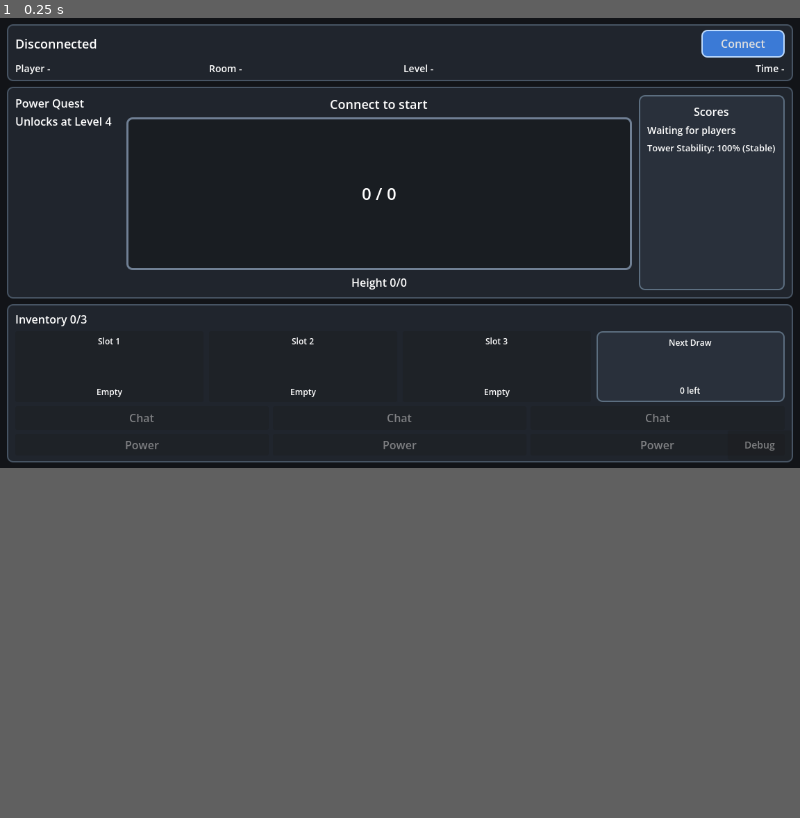
Above: before the commit, frame 1.
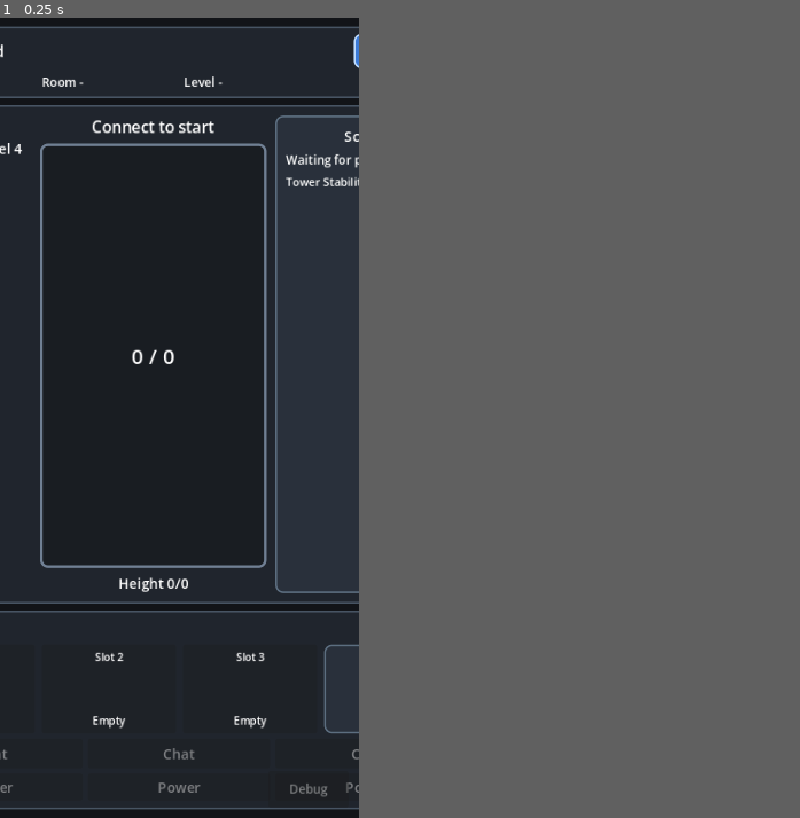
Above: after the commit, the same moment.

Repository: trake25/Corp-Tower
Game: Godot game, scene res://Cor/Scenes/Main.tscn
Same seed, same stepped clock (60 frames per second), same inputs: the game is played once before the commit and once after it.
Inputs:
- Up to frame 1 (0.25 s): no input
In our replay, the window is 800x450 before the commit and 359x800 after it. These sizes can differ from the game's own. Grey fills any space a smaller window leaves; there, only what the larger window draws over its background counts as a difference.

The runs differ from the first frame. In frame 1, 7.4% of the frame differs, in the area x 0-100%, y 0-99%.

Commit message:
Real UI Design Implementation Phase 1 v0.1

Diff:
--- a/src/Client/App/corp-tower/Cor/Scenes/GameUI.tscn
+++ b/src/Client/App/corp-tower/Cor/Scenes/GameUI.tscn
@@ -6,64 +6,6 @@
 [ext_resource type="Theme" path="res://Cor/Themes/GameUITheme.tres" id="5_theme"]
 [ext_resource type="Script" path="res://Cor/Scripts/CooldownOverlay.gd" id="6_cooldown"]
 
-[sub_resource type="StyleBoxFlat" id="StyleBoxFlat_Background"]
-bg_color = Color(0.07, 0.08, 0.095, 1)
-
-[sub_resource type="StyleBoxFlat" id="StyleBoxFlat_Panel"]
-bg_color = Color(0.13, 0.15, 0.18, 0.96)
-border_color = Color(0.28, 0.33, 0.39, 1)
-border_width_left = 2
-border_width_top = 2
-border_width_right = 2
-border_width_bottom = 2
-corner_radius_top_left = 8
-corner_radius_top_right = 8
-corner_radius_bottom_right = 8
-corner_radius_bottom_left = 8
-
-[sub_resource type="StyleBoxFlat" id="StyleBoxFlat_TowerTrack"]
-bg_color = Color(0.1, 0.115, 0.135, 1)
-border_color = Color(0.44, 0.5, 0.58, 1)
-border_width_left = 3
-border_width_top = 3
-border_width_right = 3
-border_width_bottom = 3
-corner_radius_top_left = 8
-corner_radius_top_right = 8
-corner_radius_bottom_right = 8
-corner_radius_bottom_left = 8
-
-[sub_resource type="StyleBoxFlat" id="StyleBoxFlat_TowerFill"]
-bg_color = Color(0.22, 0.55, 0.92, 1)
-corner_radius_top_left = 6
-corner_radius_top_right = 6
-corner_radius_bottom_right = 6
-corner_radius_bottom_left = 6
-
-[sub_resource type="StyleBoxFlat" id="StyleBoxFlat_ActionButton"]
-bg_color = Color(0.16, 0.19, 0.23, 1)
-border_color = Color(0.36, 0.43, 0.5, 1)
-border_width_left = 2
-border_width_top = 2
-border_width_right = 2
-border_width_bottom = 2
-corner_radius_top_left = 8
-corner_radius_top_right = 8
-corner_radius_bottom_right = 8
-corner_radius_bottom_left = 8
-
-[sub_resource type="StyleBoxFlat" id="StyleBoxFlat_PrimaryButton"]
-bg_color = Color(0.23, 0.48, 0.84, 1)
-border_color = Color(0.74, 0.86, 1, 1)
-border_width_left = 2
-border_width_top = 2
-border_width_right = 2
-border_width_bottom = 2
-corner_radius_top_left = 8
-corner_radius_top_right = 8
-corner_radius_bottom_right = 8
-corner_radius_bottom_left = 8
-
 [node name="GameUI" type="Control" unique_id=20707474]
 layout_mode = 3
 anchors_preset = 15
@@ -80,7 +22,6 @@
 anchor_bottom = 1.0
 grow_horizontal = 2
 grow_vertical = 2
-theme_override_styles/panel = SubResource("StyleBoxFlat_Background")
 
 [node name="SafeArea" type="MarginContainer" parent="."]
 layout_mode = 1
@@ -101,7 +42,7 @@
 [node name="TopHud" type="PanelContainer" parent="SafeArea/Root"]
 layout_mode = 2
 size_flags_vertical = 0
-theme_override_styles/panel = SubResource("StyleBoxFlat_Panel")
+theme_type_variation = &"HudPanel"
 
 [node name="HudMargin" type="MarginContainer" parent="SafeArea/Root/TopHud"]
 layout_mode = 2
@@ -135,7 +76,7 @@
 unique_name_in_owner = true
 custom_minimum_size = Vector2(120, 40)
 layout_mode = 2
-theme_override_styles/normal = SubResource("StyleBoxFlat_PrimaryButton")
+theme_type_variation = &"PrimaryButton"
 theme_override_font_sizes/font_size = 16
 text = "Connect"
 
@@ -147,35 +88,35 @@
 unique_name_in_owner = true
 layout_mode = 2
 size_flags_horizontal = 3
-theme_override_font_sizes/font_size = 14
+theme_type_variation = &"InfoLabel"
 text = "Player -"
 
 [node name="RoomLabel" type="Label" parent="SafeArea/Root/TopHud/HudMargin/HudRows/InfoRow" unique_id=1767853773]
 unique_name_in_owner = true
 layout_mode = 2
 size_flags_horizontal = 3
-theme_override_font_sizes/font_size = 14
+theme_type_variation = &"InfoLabel"
 text = "Room -"
 
 [node name="LevelLabel" type="Label" parent="SafeArea/Root/TopHud/HudMargin/HudRows/InfoRow" unique_id=831203825]
 unique_name_in_owner = true
 layout_mode = 2
 size_flags_horizontal = 3
-theme_override_font_sizes/font_size = 14
+theme_type_variation = &"InfoLabel"
 text = "Level -"
 
 [node name="TimerLabel" type="Label" parent="SafeArea/Root/TopHud/HudMargin/HudRows/InfoRow"]
 unique_name_in_owner = true
 layout_mode = 2
 size_flags_horizontal = 3
-theme_override_font_sizes/font_size = 14
+theme_type_variation = &"InfoLabel"
 horizontal_alignment = 2
 text = "Time -"
 
 [node name="CenterStage" type="PanelContainer" parent="SafeArea/Root"]
 layout_mode = 2
 size_flags_vertical = 3
-theme_override_styles/panel = SubResource("StyleBoxFlat_Panel")
+theme_type_variation = &"HudPanel"
 
 [node name="CenterMargin" type="MarginContainer" parent="SafeArea/Root/CenterStage"]
 layout_mode = 2
@@ -218,7 +159,7 @@
 custom_minimum_size = Vector2(260, 220)
 layout_mode = 2
 size_flags_vertical = 3
-theme_override_styles/panel = SubResource("StyleBoxFlat_TowerTrack")
+theme_type_variation = &"TowerTrackPanel"
 
 [node name="TowerFill" type="Panel" parent="SafeArea/Root/CenterStage/CenterMargin/CenterColumns/TowerColumn/TowerTrack"]
 unique_name_in_owner = true
@@ -229,7 +170,7 @@
 anchor_bottom = 1.0
 grow_horizontal = 2
 grow_vertical = 0
-theme_override_styles/panel = SubResource("StyleBoxFlat_TowerFill")
+theme_type_variation = &"TowerFillPanel"
 
 [node name="TowerStack" type="Control" parent="SafeArea/Root/CenterStage/CenterMargin/CenterColumns/TowerColumn/TowerTrack"]
 unique_name_in_owner = true
@@ -282,7 +223,7 @@
 custom_minimum_size = Vector2(210, 0)
 layout_mode = 2
 size_flags_horizontal = 0
-theme_override_styles/panel = SubResource("StyleBoxFlat_ActionButton")
+theme_type_variation = &"ActionCardPanel"
 
 [node name="ScoreMargin" type="MarginContainer" parent="SafeArea/Root/CenterStage/CenterMargin/CenterColumns/ScorePanel"]
 layout_mode = 2
@@ -304,7 +245,7 @@
 [node name="ScoreLabel" type="Label" parent="SafeArea/Root/CenterStage/CenterMargin/CenterColumns/ScorePanel/ScoreMargin/ScoreRows" unique_id=1265606165]
 unique_name_in_owner = true
 layout_mode = 2
-theme_override_font_sizes/font_size = 14
+theme_type_variation = &"InfoLabel"
 vertical_alignment = 0
 autowrap_mode = 3
 text = "Waiting for players"
@@ -332,7 +273,7 @@
 [node name="BottomControls" type="PanelContainer" parent="SafeArea/Root"]
 layout_mode = 2
 size_flags_vertical = 0
-theme_override_styles/panel = SubResource("StyleBoxFlat_Panel")
+theme_type_variation = &"HudPanel"
 
 [node name="BottomMargin" type="MarginContainer" parent="SafeArea/Root/BottomControls"]
 layout_mode = 2
@@ -365,7 +306,7 @@
 custom_minimum_size = Vector2(118, 102)
 layout_mode = 2
 size_flags_horizontal = 3
-theme_override_styles/normal = SubResource("StyleBoxFlat_ActionButton")
+theme_type_variation = &"ActionButton"
 
 [node name="CooldownOverlay" type="Control" parent="SafeArea/Root/BottomControls/BottomMargin/BottomRows/ActionRow/PlaceBlockButton1"]
 layout_mode = 1
@@ -398,7 +339,7 @@
 unique_name_in_owner = true
 layout_mode = 2
 mouse_filter = 2
-theme_override_font_sizes/font_size = 12
+theme_type_variation = &"CardMetaLabel"
 horizontal_alignment = 1
 text = "Slot 1"
 
@@ -414,7 +355,7 @@
 unique_name_in_owner = true
 layout_mode = 2
 mouse_filter = 2
-theme_override_font_sizes/font_size = 12
+theme_type_variation = &"CardMetaLabel"
 horizontal_alignment = 1
 text = "Empty"
 
@@ -423,7 +364,7 @@
 custom_minimum_size = Vector2(118, 102)
 layout_mode = 2
 size_flags_horizontal = 3
-theme_override_styles/normal = SubResource("StyleBoxFlat_ActionButton")
+theme_type_variation = &"ActionButton"
 
 [node name="CooldownOverlay" type="Control" parent="SafeArea/Root/BottomControls/BottomMargin/BottomRows/ActionRow/PlaceBlockButton2"]
 layout_mode = 1
@@ -456,7 +397,7 @@
 unique_name_in_owner = true
 layout_mode = 2
 mouse_filter = 2
-theme_override_font_sizes/font_size = 12
+theme_type_variation = &"CardMetaLabel"
 horizontal_alignment = 1
 text = "Slot 2"
 
@@ -472,7 +413,7 @@
 unique_name_in_owner = true
 layout_mode = 2
 mouse_filter = 2
-theme_override_font_sizes/font_size = 12
+theme_type_variation = &"CardMetaLabel"
 horizontal_alignment = 1
 text = "Empty"
 
@@ -481,7 +422,7 @@
 custom_minimum_size = Vector2(118, 102)
 layout_mode = 2
 size_flags_horizontal = 3
-theme_override_styles/normal = SubResource("StyleBoxFlat_ActionButton")
+theme_type_variation = &"ActionButton"
 
 [node name="CooldownOverlay" type="Control" parent="SafeArea/Root/BottomControls/BottomMargin/BottomRows/ActionRow/PlaceBlockButton3"]
 layout_mode = 1
@@ -514,7 +455,7 @@
 unique_name_in_owner = true
 layout_mode = 2
 mouse_filter = 2
-theme_override_font_sizes/font_size = 12
+theme_type_variation = &"CardMetaLabel"
 horizontal_alignment = 1
 text = "Slot 3"
 
@@ -530,7 +471,7 @@
 unique_name_in_owner = true
 layout_mode = 2
 mouse_filter = 2
-theme_override_font_sizes/font_size = 12
+theme_type_variation = &"CardMetaLabel"
 horizontal_alignment = 1
 text = "Empty"
 
@@ -539,7 +480,7 @@
 custom_minimum_size = Vector2(118, 102)
 layout_mode = 2
 size_flags_horizontal = 3
-theme_override_styles/panel = SubResource("StyleBoxFlat_ActionButton")
+theme_type_variation = &"ActionCardPanel"
 
 [node name="CardMargin" type="MarginContainer" parent="SafeArea/Root/BottomControls/BottomMargin/BottomRows/ActionRow/DrawPilePanel"]
 layout_mode = 1
@@ -561,7 +502,7 @@
 unique_name_in_owner = true
 layout_mode = 2
 mouse_filter = 2
-theme_override_font_sizes/font_size = 12
+theme_type_variation = &"CardMetaLabel"
 horizontal_alignment = 1
 text = "Next Draw"
 
@@ -577,7 +518,7 @@
 unique_name_in_owner = true
 layout_mode = 2
 mouse_filter = 2
-theme_override_font_sizes/font_size = 12
+theme_type_variation = &"CardMetaLabel"
 horizontal_alignment = 1
 text = "0 left"
 
@@ -616,7 +557,7 @@
 grow_horizontal = 2
 grow_vertical = 2
 mouse_filter = 2
-theme_override_styles/panel = SubResource("StyleBoxFlat_Panel")
+theme_type_variation = &"HudPanel"
 
 [node name="LevelSummaryMargin" type="MarginContainer" parent="LevelSummaryOverlay/LevelSummaryPanel"]
 layout_mode = 2
@@ -701,7 +642,7 @@
 offset_bottom = -12.0
 grow_horizontal = 0
 grow_vertical = 0
-theme_override_styles/normal = SubResource("StyleBoxFlat_ActionButton")
+theme_type_variation = &"ActionButton"
 theme_override_font_sizes/font_size = 14
 text = "Debug"
 
@@ -739,7 +680,7 @@
 offset_bottom = -72.0
 grow_horizontal = 0
 grow_vertical = 2
-theme_override_styles/panel = SubResource("StyleBoxFlat_Panel")
+theme_type_variation = &"HudPanel"
 
 [node name="DebugMargin" type="MarginContainer" parent="DebugOverlay/DebugPanel"]
 layout_mode = 2
--- a/src/Client/App/corp-tower/Cor/Themes/GameUITheme.tres
+++ b/src/Client/App/corp-tower/Cor/Themes/GameUITheme.tres
@@ -1,3 +1,78 @@
-[gd_resource type="Theme" format=3]
+[gd_resource type="Theme" load_steps=7 format=3]
+
+[sub_resource type="StyleBoxFlat" id="StyleBoxFlat_Background"]
+bg_color = Color(0.07, 0.08, 0.095, 1)
+
+[sub_resource type="StyleBoxFlat" id="StyleBoxFlat_Panel"]
+bg_color = Color(0.13, 0.15, 0.18, 0.96)
+border_color = Color(0.28, 0.33, 0.39, 1)
+border_width_left = 2
+border_width_top = 2
+border_width_right = 2
+border_width_bottom = 2
+corner_radius_top_left = 8
+corner_radius_top_right = 8
+corner_radius_bottom_right = 8
+corner_radius_bottom_left = 8
+
+[sub_resource type="StyleBoxFlat" id="StyleBoxFlat_TowerTrack"]
+bg_color = Color(0.1, 0.115, 0.135, 1)
+border_color = Color(0.44, 0.5, 0.58, 1)
+border_width_left = 3
+border_width_top = 3
+border_width_right = 3
+border_width_bottom = 3
+corner_radius_top_left = 8
+corner_radius_top_right = 8
+corner_radius_bottom_right = 8
+corner_radius_bottom_left = 8
+
+[sub_resource type="StyleBoxFlat" id="StyleBoxFlat_TowerFill"]
+bg_color = Color(0.22, 0.55, 0.92, 1)
+corner_radius_top_left = 6
+corner_radius_top_right = 6
+corner_radius_bottom_right = 6
+corner_radius_bottom_left = 6
+
+[sub_resource type="StyleBoxFlat" id="StyleBoxFlat_ActionButton"]
+bg_color = Color(0.16, 0.19, 0.23, 1)
+border_color = Color(0.36, 0.43, 0.5, 1)
+border_width_left = 2
+border_width_top = 2
+border_width_right = 2
+border_width_bottom = 2
+corner_radius_top_left = 8
+corner_radius_top_right = 8
+corner_radius_bottom_right = 8
+corner_radius_bottom_left = 8
+
+[sub_resource type="StyleBoxFlat" id="StyleBoxFlat_PrimaryButton"]
+bg_color = Color(0.23, 0.48, 0.84, 1)
+border_color = Color(0.74, 0.86, 1, 1)
+border_width_left = 2
+border_width_top = 2
+border_width_right = 2
+border_width_bottom = 2
+corner_radius_top_left = 8
+corner_radius_top_right = 8
+corner_radius_bottom_right = 8
+corner_radius_bottom_left = 8
 
 [resource]
+Panel/styles/panel = SubResource("StyleBoxFlat_Background")
+HudPanel/base_type = &"PanelContainer"
+HudPanel/styles/panel = SubResource("StyleBoxFlat_Panel")
+TowerTrackPanel/base_type = &"Panel"
+TowerTrackPanel/styles/panel = SubResource("StyleBoxFlat_TowerTrack")
+TowerFillPanel/base_type = &"Panel"
+TowerFillPanel/styles/panel = SubResource("StyleBoxFlat_TowerFill")
+ActionCardPanel/base_type = &"PanelContainer"
+ActionCardPanel/styles/panel = SubResource("StyleBoxFlat_ActionButton")
+ActionButton/base_type = &"Button"
+ActionButton/styles/normal = SubResource("StyleBoxFlat_ActionButton")
+PrimaryButton/base_type = &"Button"
+PrimaryButton/styles/normal = SubResource("StyleBoxFlat_PrimaryButton")
+CardMetaLabel/base_type = &"Label"
+CardMetaLabel/font_sizes/font_size = 12
+InfoLabel/base_type = &"Label"
+InfoLabel/font_sizes/font_size = 14
--- a/src/Client/App/corp-tower/project.godot
+++ b/src/Client/App/corp-tower/project.godot
@@ -22,7 +22,11 @@
 
 [display]
 
-window/stretch/mode="viewport"
+window/size/viewport_width=412
+window/size/viewport_height=917
+window/stretch/mode="canvas_items"
+window/stretch/aspect="expand"
+window/handheld/orientation="portrait"
 
 [editor_plugins]
 
Not shown: 1 places in src/Client/App/corp-tower/Cor/Scenes/GameUI.tscn that only renumber resources
Not shown, added: TOD20260719-01.md
